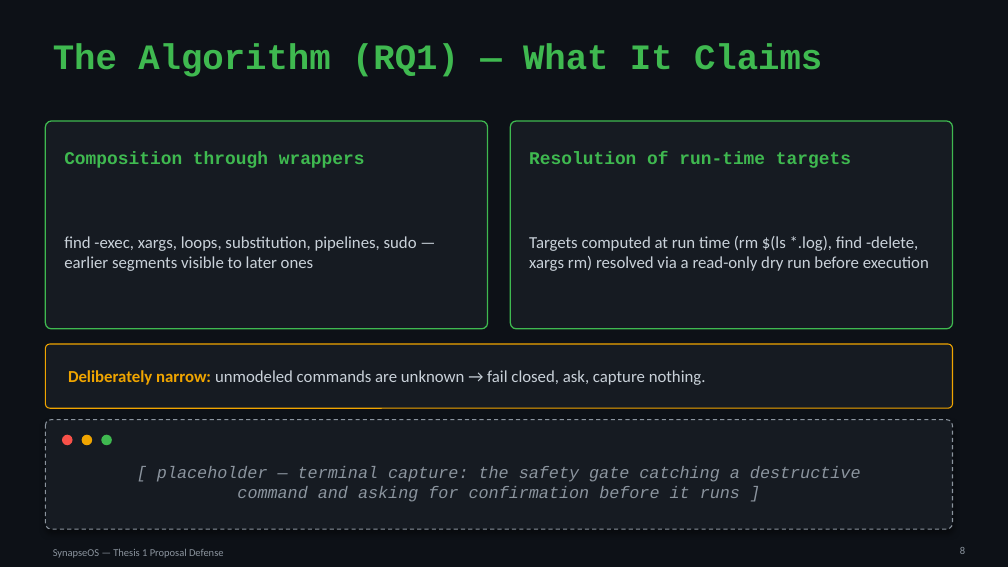
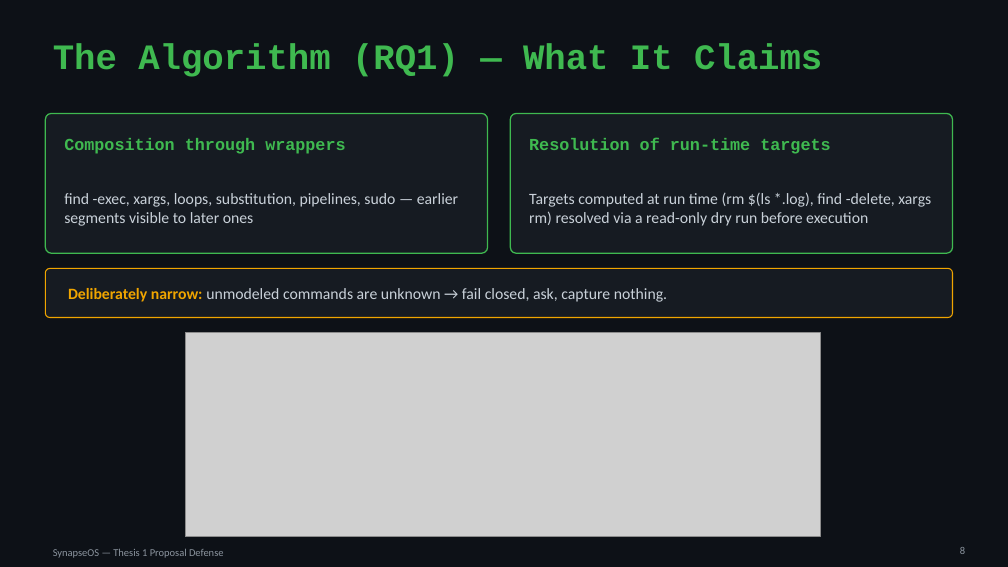
Before and after one commit to willardcsoriano/thesis, a slide deck: slide 8 of thesis 1/defense/SynapseOS_Proposal_Defense.pptx. Drawn at 1008x567 pixels with LibreOffice and Linux fonts; fonts in the diff are those of the drawing; grey boxes stand for pictures. Boxes give left, top, right and bottom in pixels: in the first picture for what was removed or moved away, otherwise in the second. Text is boxed around its words. In the diff, an @@ line names an element or a change of style, - is before the commit and + after.

Commit message:
docs(defense): replace both placeholders with real captured footage
Slides 6 and 8 now show the actual prototype instead of a dashed
placeholder box: a looping GIF of a full exchange ("what's in this
folder?" -> command -> answer), and a screenshot of the safety gate
actually catching rm -f *.log and asking for confirmation. Both are
real captures, not mockups - driven through a real pty with scripted
keystrokes and rendered straight from the captured terminal state via
pyte + Pillow, no X11/screen-recording/sudo needed. Reworked slide 8's
layout (shrunk the two ability cards) to fit the screenshot properly.

```diff
--- a/thesis 1/defense/SynapseOS_Proposal_Defense.pptx
+++ b/thesis 1/defense/SynapseOS_Proposal_Defense.pptx
@@ rounded rectangle: place and size @@
-rounded rectangle at box(45, 121, 488, 329)
+rounded rectangle at box(45, 113, 488, 253)
@@ rounded rectangle: place and size @@
-rounded rectangle at box(510, 121, 953, 329)
+rounded rectangle at box(510, 113, 953, 253)
@@ text "Composition through wrappers": place and size @@
-text "Composition through wrappers" at box(64, 151, 365, 168)
+text "Composition through wrappers" at box(64, 138, 345, 154)
@@ text "Composition through wrappers" at box(64, 138, 345, 154): size 17 to 16 pt @@
@@ text "Resolution of run-time targets" at box(529, 137, 830, 154): size 17 to 16 pt @@
@@ text "Resolution of run-time targets": place and size @@
-text "Resolution of run-time targets" at box(529, 151, 851, 168)
+text "Resolution of run-time targets" at box(529, 137, 830, 154)
@@ text "find -exec, xargs, loops, substitution, ...": place and size @@
-text "find -exec, xargs, loops, substitution, ..." at box(64, 236, 417, 271)
+text "find -exec, xargs, loops, substitution, ..." at box(64, 193, 458, 226)
@@ text "Targets computed at run time ...": place and size @@
-text "Targets computed at run time ..." at box(529, 236, 929, 271)
+text "Targets computed at run time ..." at box(529, 192, 931, 226)
@@ proportions changed in 3 elements at box(45, 113, 488, 253), box(510, 113, 953, 253), box(45, 268, 953, 318) @@
@@ rounded rectangle: place and size @@
-rounded rectangle at box(45, 344, 953, 408)
+rounded rectangle at box(45, 268, 953, 318)
@@ size 16 to 15 pt in 3 elements at box(64, 193, 458, 226), box(529, 192, 931, 226), box(68, 288, 667, 302) @@
@@ text "Deliberately narrow: unmodeled commands are ...": place and size @@
-text "Deliberately narrow: unmodeled commands are ..." at box(68, 370, 706, 385)
+text "Deliberately narrow: unmodeled commands are ..." at box(68, 288, 667, 302)
@@ picture added at box(185, 333, 820, 537) @@
@@ rounded rectangle removed at box(45, 420, 953, 529) @@
@@ ellipse removed at box(62, 435, 73, 445) @@
@@ ellipse removed at box(82, 435, 92, 445) @@
@@ ellipse removed at box(101, 435, 112, 445) @@
@@ text removed at box(157, 466, 861, 502) @@
-[ placeholder — terminal capture: the safety gate catching a destructive
-command and asking for confirmation before it runs ]
```
Also in this commit, not shown: 1 other slide changed, 4 other files.
